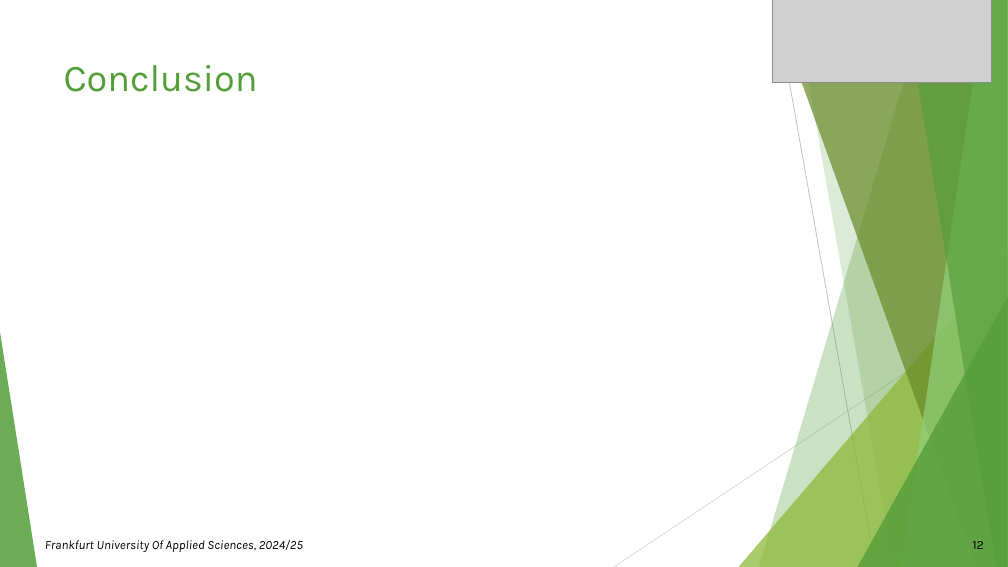
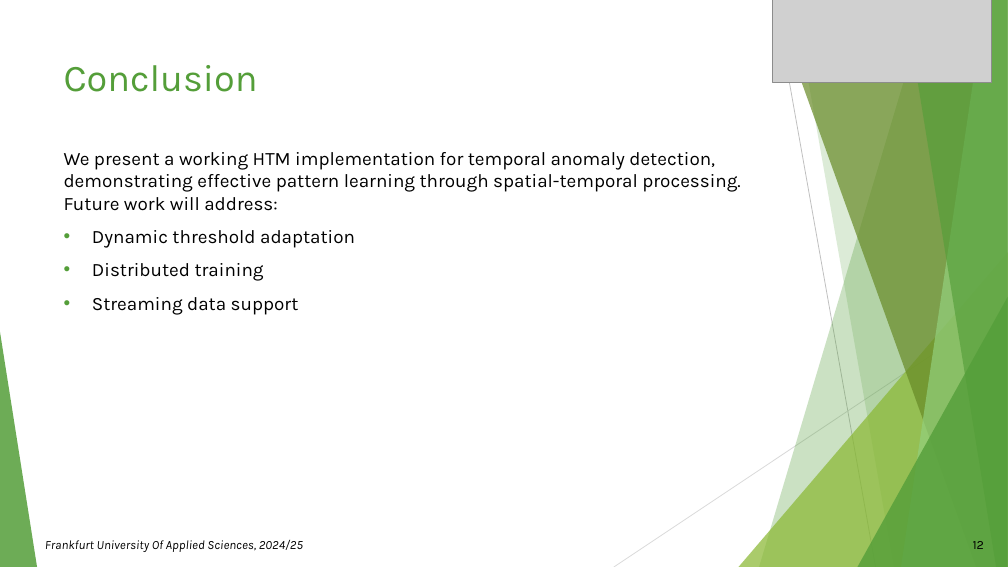
Before and after one commit to Muhammad-Talha-S/synergy-neocortex-ad, a slide deck: slide 12 of source/MySEProject/Documentation/Presentation_SE finalllll.pptx. Drawn at 1008x567 pixels with LibreOffice and Linux fonts; fonts in the diff are those of the drawing; grey boxes stand for pictures. Boxes give left, top, right and bottom in pixels: in the first picture for what was removed or moved away, otherwise in the second. Text is boxed around its words. In the diff, an @@ line names an element or a change of style, - is before the commit and + after.

Commit message:
adding preprocessing points in ppt

```diff
--- a/source/MySEProject/Documentation/Presentation_SE finalllll.pptx
+++ b/source/MySEProject/Documentation/Presentation_SE finalllll.pptx
@@ text added at (x1=64, y1=152, x2=741, y2=315), 18 pt, text #000000 @@
+We present a working HTM implementation for temporal anomaly detection, demonstrating effective pattern learning through spatial-temporal processing. Future work will address:
+• Dynamic threshold adaptation
+• Distributed training
+• Streaming data support
```
